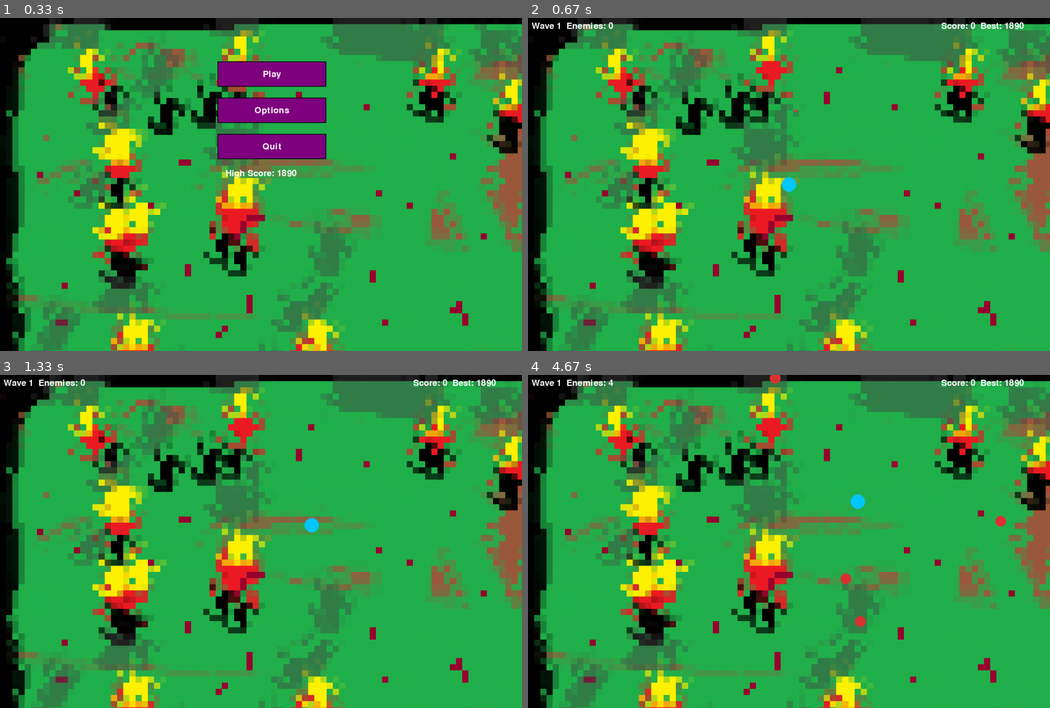
Above: before the commit, frames 1-4 (two rows, left to right).
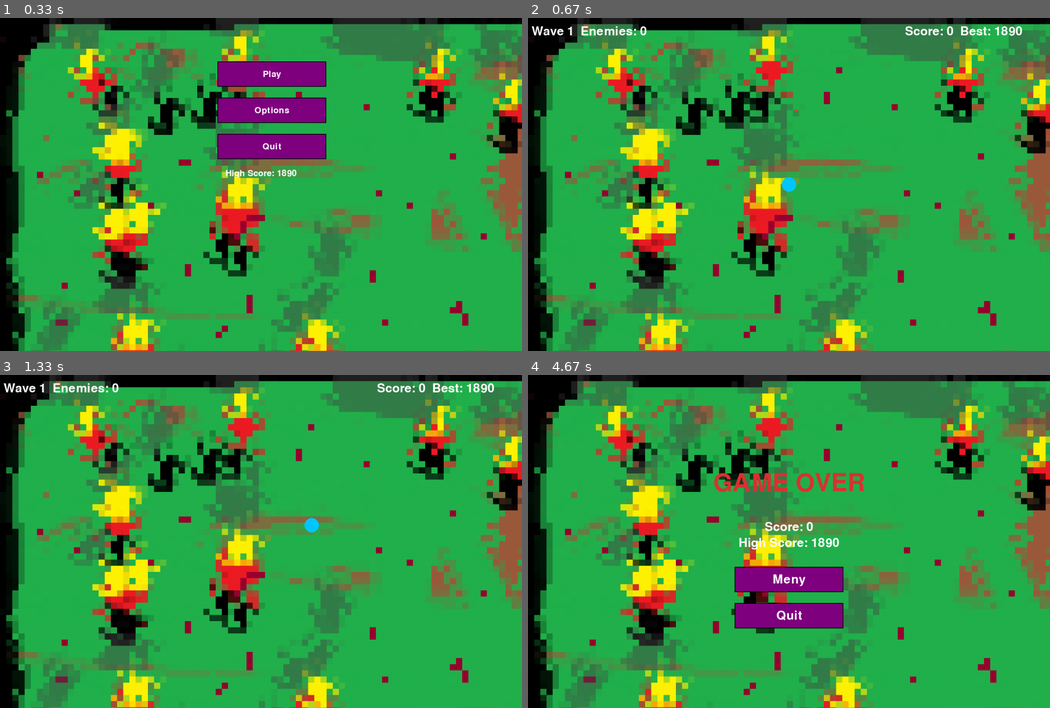
Above: after the commit, the same moments.

Repository: heroa028/Pygame_Fordypning
Game: pygame game, started from Kode/hoved.py
The game is run twice, just before and just after one commit, with the same random seed, the same clock (stepped at 60 frames per second) and the same inputs.
Inputs (mouse positions are in pixels of both pictures, inside the frame that each line leads up to):
- Up to frame 1 (0.33 s): no input
- Up to frame 2 (0.67 s): click "Play" at 0.38 s
- Up to frame 3 (1.33 s): hold Right 0.67-1.13 s; move the mouse to (240, 554) at 0.7 s; hold Up from 1.17 s (still down)
- Up to frame 4 (4.67 s): release Up at 1.47 s; hold Right 1.5-1.97 s; hold Left 2-2.53 s; hold Down 2.57-2.87 s; hold Left 2.9-3.3 s; hold Up 3.33-3.7 s; hold Right 3.73-4.37 s

Frame 1 is identical in both runs. In frame 2, 0.9% of the frame differs, in the area x 0-95%, y 1-6%; in frame 3, 0.9%; in frame 4, 5.1%, in the area x 0-95%, y 0-77%.

Commit message:
Gjorde brukertesting og fikk vite at det var for lett pga farten; Endra farten på zombiene/fiendene, Endret størrelsen på fonten til wave og high score teksten. Fikk også ønske om annen bakgrunn som vil bli lagt til i neste commit

Diff:
--- a/Kode/hoved.py
+++ b/Kode/hoved.py
@@ -12,7 +12,7 @@
 #Disse lager wdindowet på den satte resolusjonen, og setter caption og clock setter fpsen.
 WIDTH, HEIGHT = 1440, 920
 screen = pygame.display.set_mode((WIDTH, HEIGHT))
-pygame.display.set_caption("Leo må rapes")
+pygame.display.set_caption("Z-urvival")
 clock = pygame.time.Clock()
 
 # Colors¨
@@ -127,7 +127,7 @@
     if side == "bottom": x, y = random.randint(0, WIDTH), HEIGHT + 20
     if side == "left":   x, y = -20, random.randint(0, HEIGHT)
     if side == "right":  x, y = WIDTH + 20, random.randint(0, HEIGHT)
-    enemies.append({"x": x, "y": y, "radius": 15, "speed": 2})
+    enemies.append({"x": x, "y": y, "radius": 15, "speed": 4})
 
     # Denne kjører hver eneste frame og hvis det forsatt er noen fiender som må spawne så teller den hvor mange frames mellom hver spawn. den sjekker også om "Waven" er ferdig og hvis den er det lager den en ny kø med flere fiender for neste "wave"
 def wave_update():
@@ -303,10 +303,10 @@
         pygame.draw.circle(screen, PLAYER_COLOR, player_pos, player_radius) # Tegner spilleren
         draw_enemies()  # Tegner alle fiender
         #Enemies
-        font = pygame.font.SysFont(None, 36) # tegner teksten for hvilken wave det er / hvor mange fiender det er
-        screen.blit(font.render(f"Wave {wave}  Enemies: {len(enemies)}", True, (255,255,255)), (10, 10))
+        font = pygame.font.SysFont(None, 50) # tegner teksten for hvilken wave det er / hvor mange fiender det er
+        screen.blit(font.render(f"Wave {wave}  Enemies: {len(enemies)}", True, (255,255,255)), (10, 20))
         # Viser nåværende score og highscore øverst til høyre
-        screen.blit(font.render(f"Score: {score}  Best: {high_score}", True, (255,255,255)), (WIDTH - 300, 10))
+        screen.blit(font.render(f"Score: {score}  Best: {high_score}", True, (255,255,255)), (WIDTH - 400, 20))
 
     # Tegner Game Over skjermen med score, highscore og knapper
     if GameOver == True:
